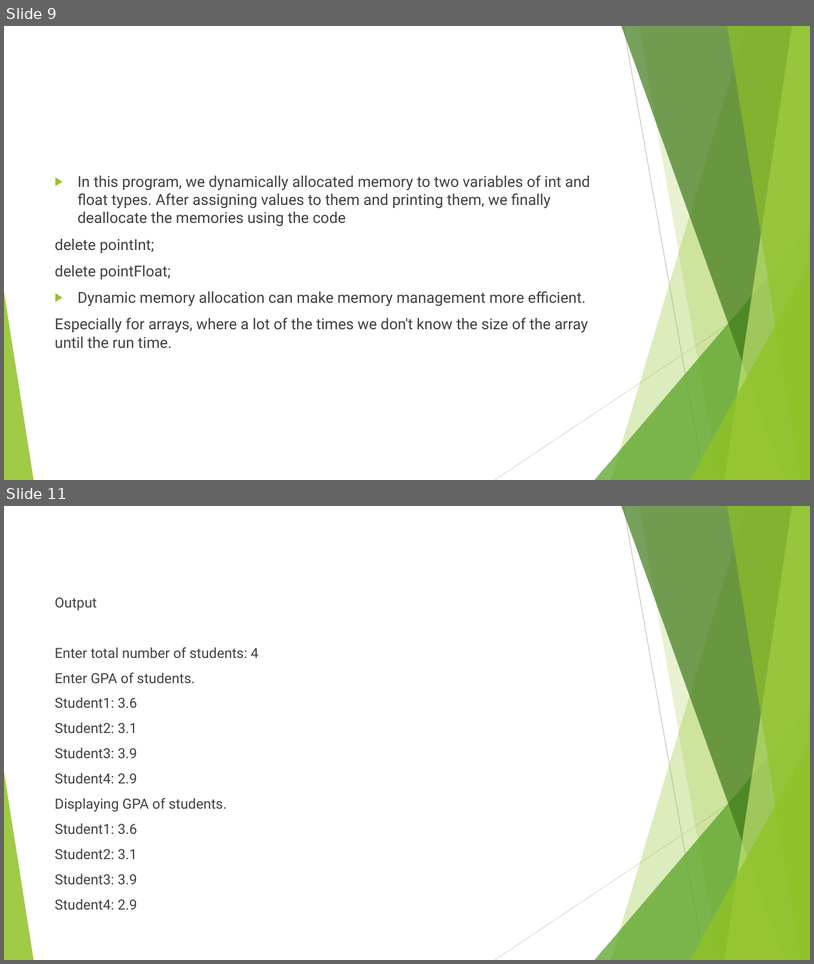
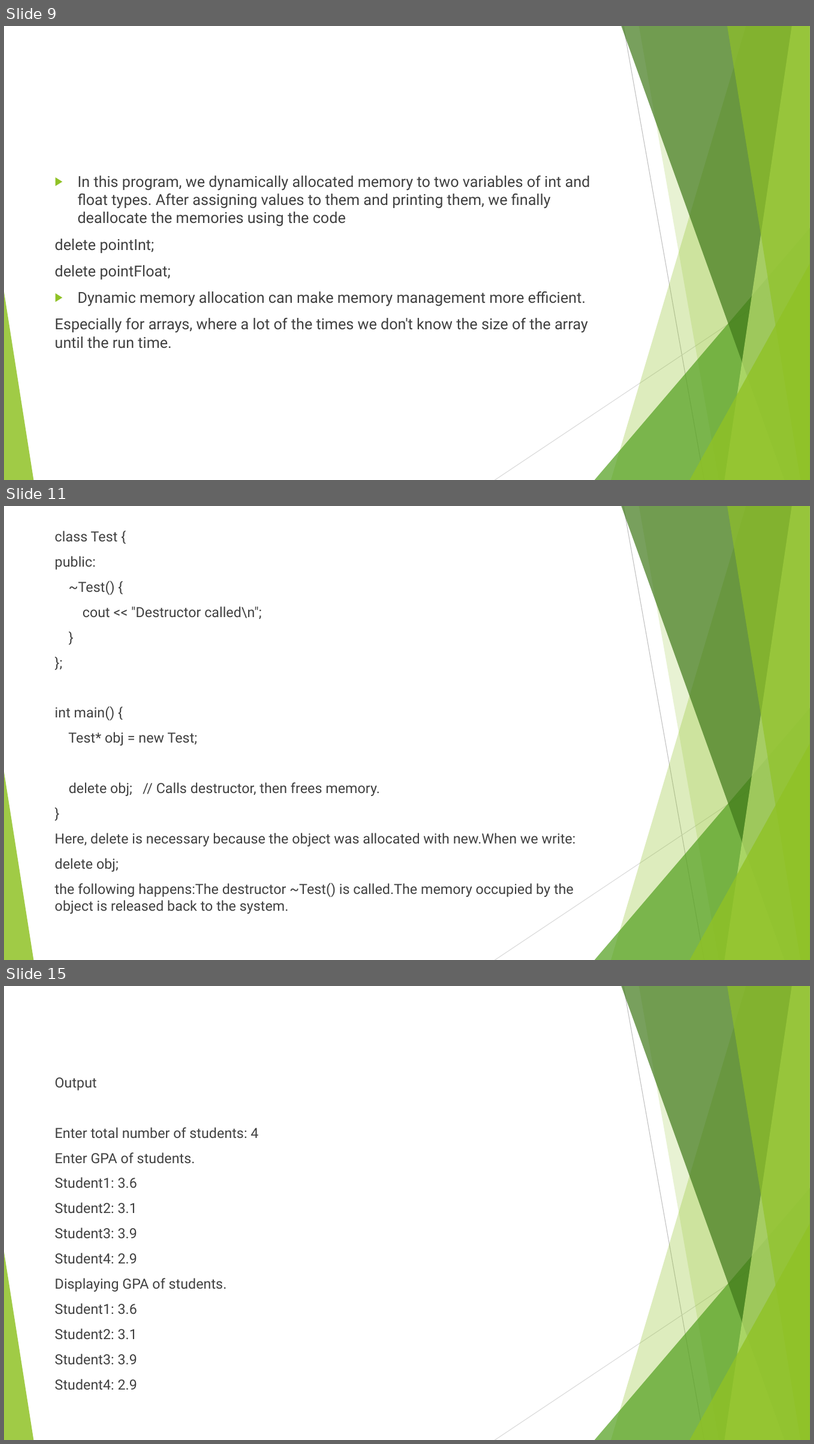
Before and after one commit to Montasirnafees/2---1, a slide deck: CSE 213 (OOP)/Lecture 9-Dynamic Memory Allocation.pptx. Shown one above the other, each under a label of ours: slides 9 and 11 before the commit, slides 9, 11 and 15 after it; the slides between them are not shown. The pictures are 814x964 and 814x1444 pixels, drawn with LibreOffice and Linux fonts; fonts in the diff are those of the drawing. Boxes give left, top, right and bottom in pixels: in the first picture for what was removed or moved away, otherwise in the second. Text is boxed around its words. In the diff, an @@ line names an element or a change of style, - is before the commit and + after.

```diff
--- a/CSE 213 (OOP)/Lecture 9-Dynamic Memory Allocation.pptx
+++ b/CSE 213 (OOP)/Lecture 9-Dynamic Memory Allocation.pptx
@@ slide 11 added at (4,506,810,960), background #FFFFFF; not listed: 10 template elements that a slide beside it also shows @@
@@ text added at (55,531,576,913), 16.6 pt, text #404040 @@
+class Test {
+public:
+~Test() {
+cout << "Destructor called\n";
+}
+};
+int main() {
+Test* obj = new Test;
+delete obj; // Calls destructor, then frees memory.
+}
+Here, delete is necessary because the object was allocated with new.When we write:
+delete obj;
+the following happens:The destructor ~Test() is called.The memory occupied by the object is released back to the system.
@@ what was slide 11 is now slide 15 @@
```
Also in this commit, not shown: 4 slides changed, 4 other slides added, 1 slide removed, 14 other files.
